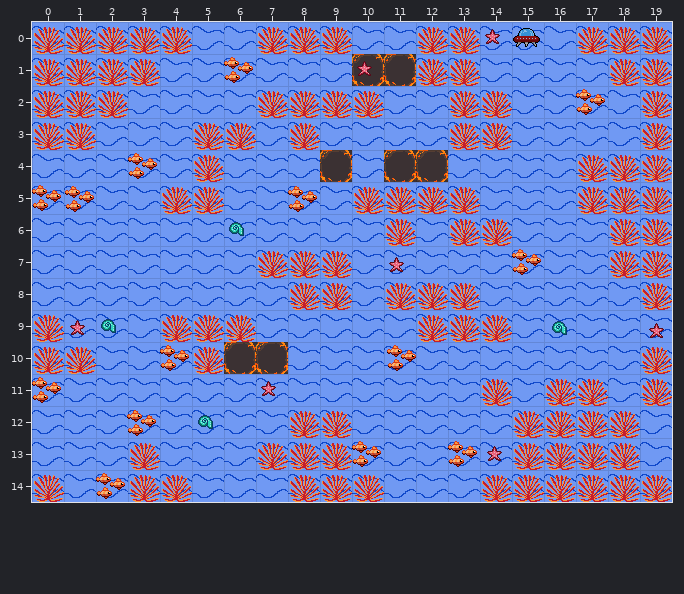
Two versions of a level (Tiled map (JSON), public/assets/maps/map-level-02.json). That is the earlier state.
Cells are 32x32 px. Shown: x 0..19, y 0..14.
Now the later version:
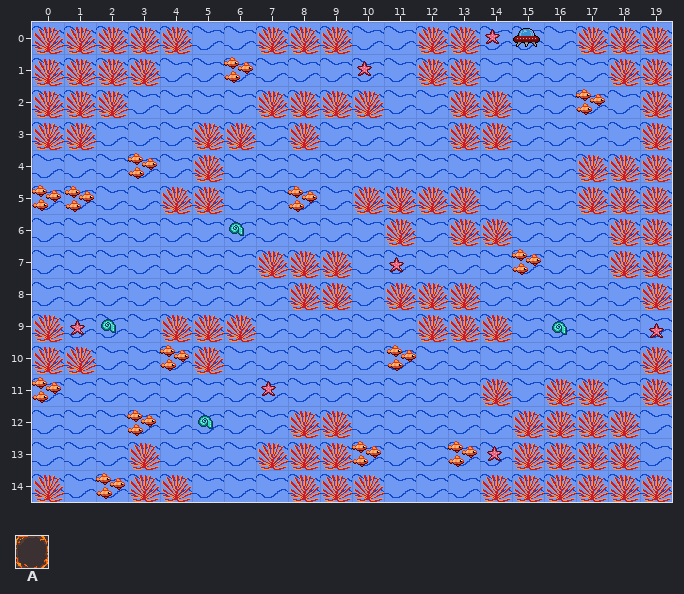
Key: from "tileset": A 4.
_ is an empty cell.
Diff:
Layer "Obstacles":
The edit erases tile A in row 1 at x 10 to 11; in row 4 at x 9 and 11 to 12; in row 10 at x 6 to 7.
